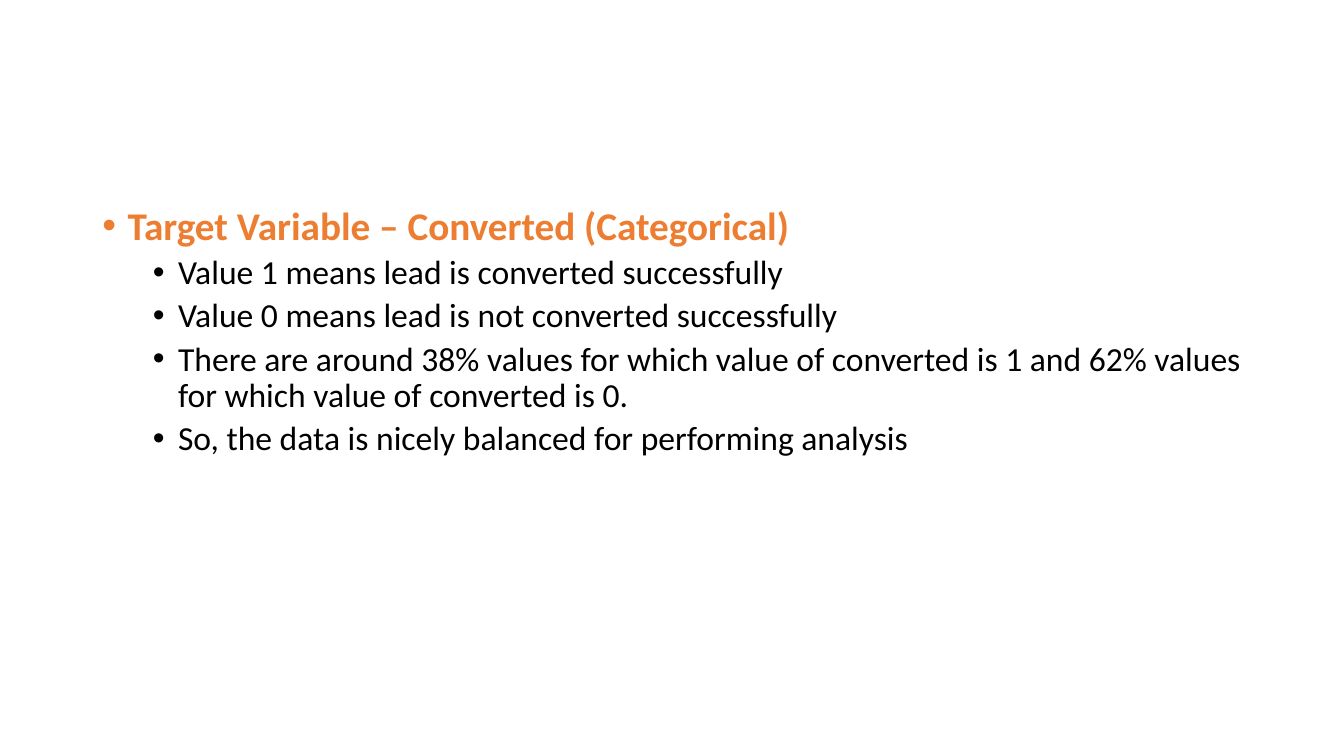
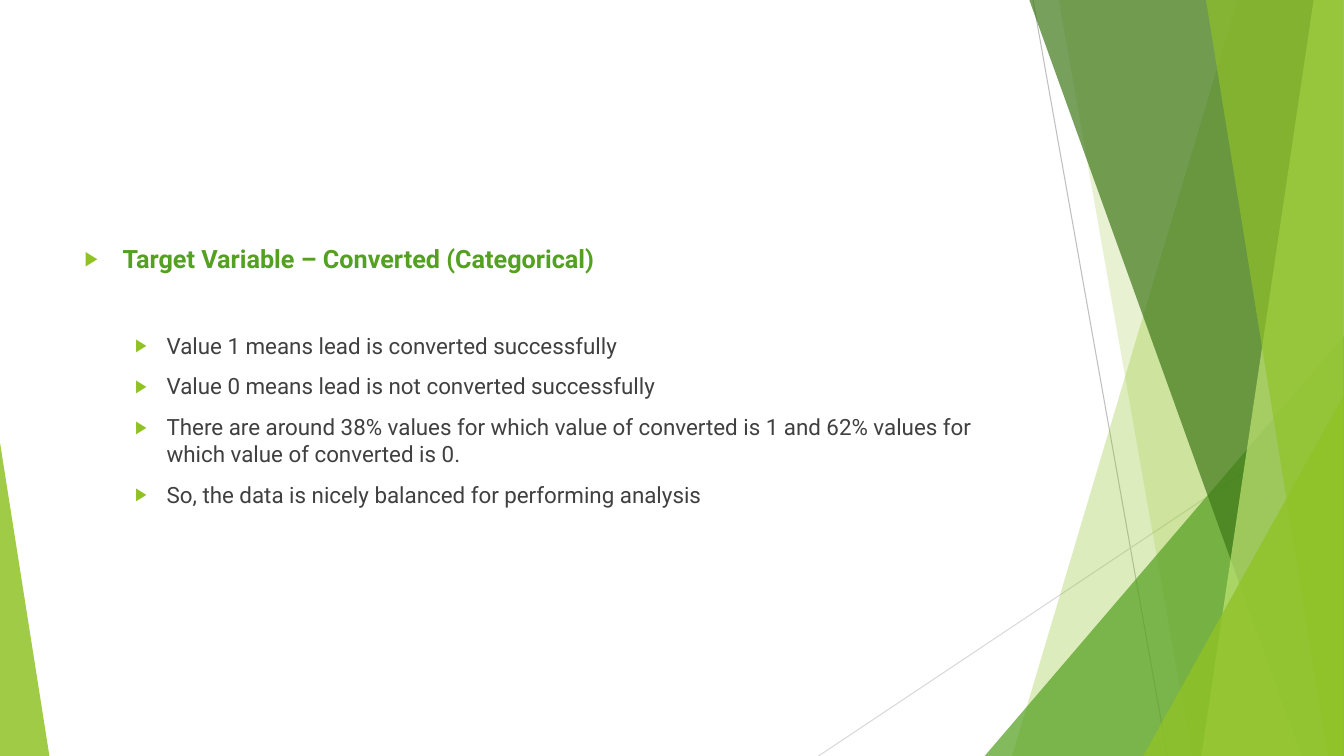
Before and after one commit to VasuMavani/Lead-Scoring, a slide deck: slide 7 of Lead Scoring Case Study.pptx. Drawn at 1344x756 pixels with LibreOffice and Linux fonts; fonts in the diff are those of the drawing. Boxes give left, top, right and bottom in pixels: in the first picture for what was removed or moved away, otherwise in the second. Text is boxed around its words. In the diff, an @@ line names an element or a change of style, - is before the commit and + after.

```diff
--- a/Lead Scoring Case Study.pptx
+++ b/Lead Scoring Case Study.pptx
@@ text "Target Variable – Converted (Categorical)": place and size @@
-text "Target Variable – Converted (Categorical)" at (128,211,1240,456)
+text "Target Variable – Converted (Categorical)" at (123,248,971,508)
@@ text "Target Variable – Converted (Categorical)" at (123,248,971,508): size 28 to 18 pt, text colour #ED7D31 to #54A021 in "Target Variable – Converted (Categorical)"; font Calibri to Roboto; size 24 to 16 pt, text colour #000000 to #404040 in "Value 1 means lead is converted successfully", "Value 0 means lead is not converted ...", "There are around 38% values for which ...", "So, the data is nicely balanced for ..."; bullet • to ▶; line spacing 0.9 to 1; more space between paragraphs @@
@@ group added at (0,0,1344,756): 5 freeform shapes, 3 triangles, 2 lines @@
```
Also in this commit, not shown: 71 other slides changed, 16 slides added, 4 slides removed.
